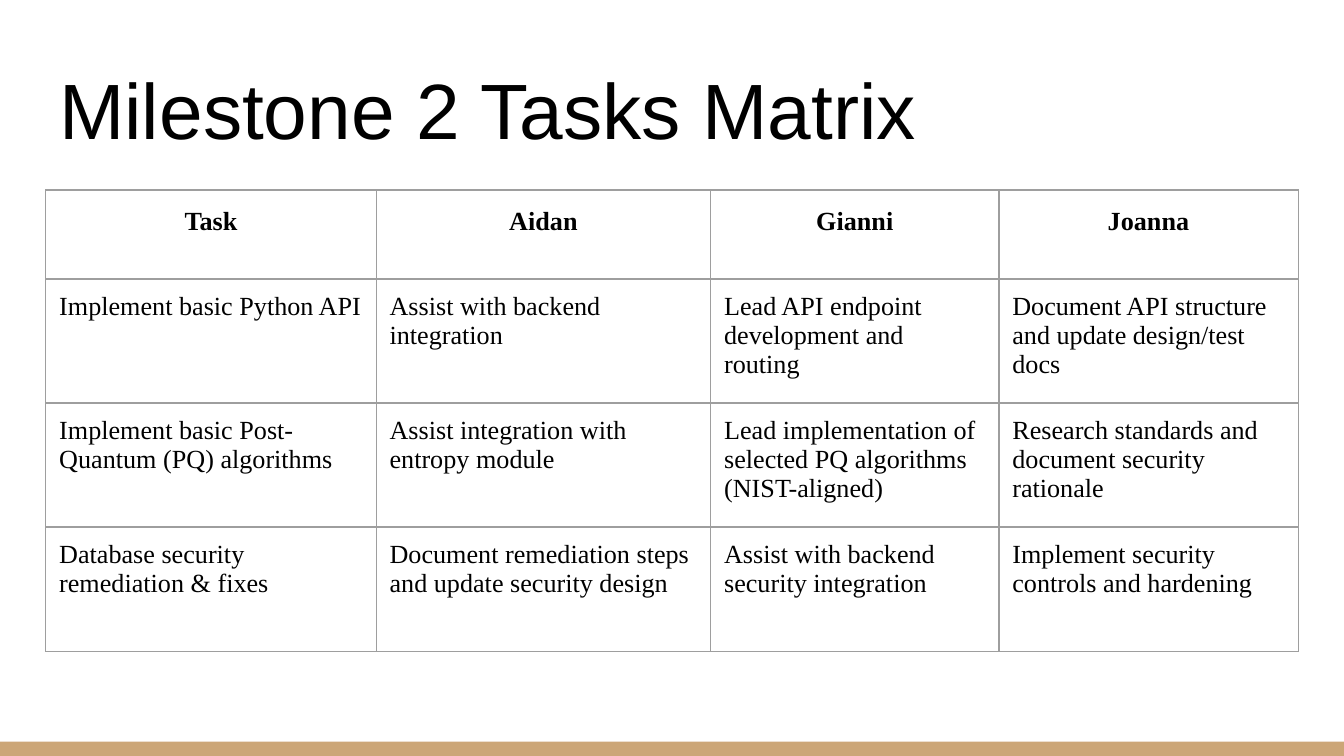
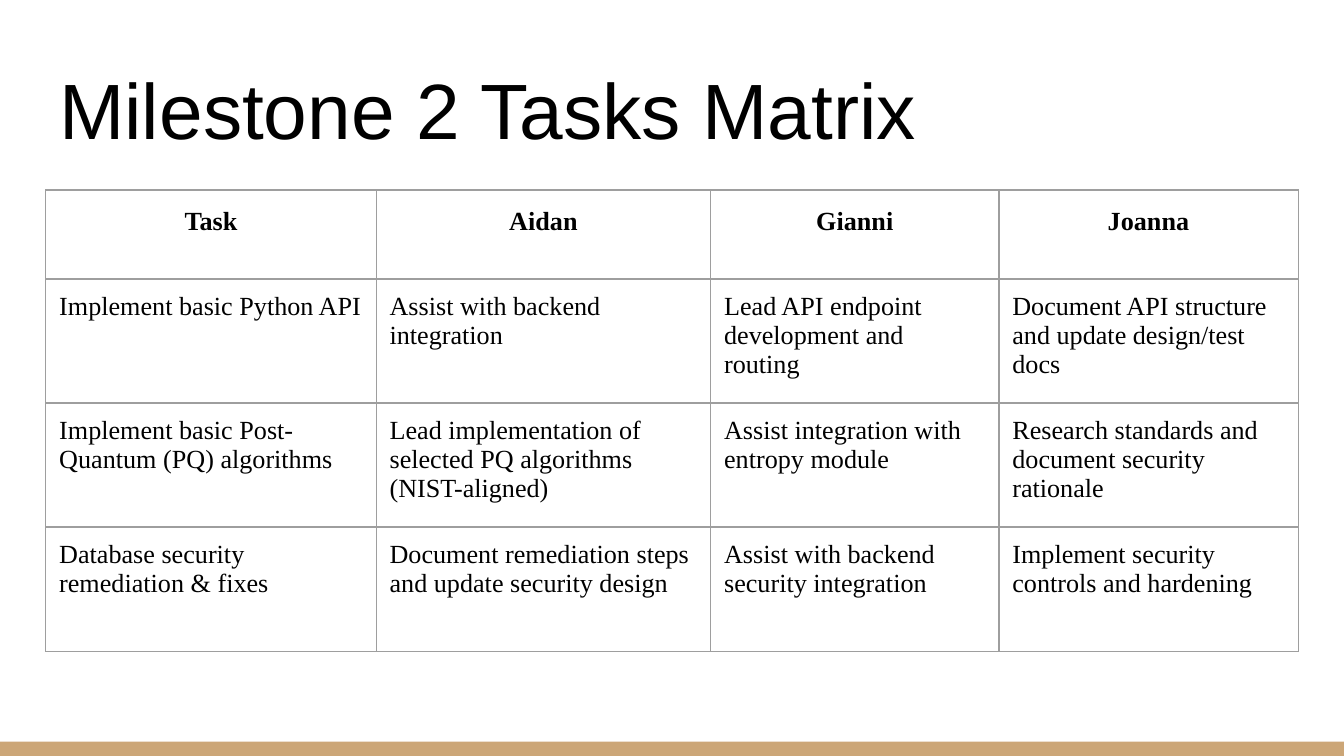
Before and after one commit to prismaticr/prismaticr.github.io, a slide deck: slide 18 of docs/milestone_1/Milestone_1_Presentation.pptx. Drawn at 1344x756 pixels with LibreOffice and Linux fonts; fonts in the diff are those of the drawing. Boxes give left, top, right and bottom in pixels: in the first picture for what was removed or moved away, otherwise in the second. Text is boxed around its words. In the diff, an @@ line names an element or a change of style, - is before the commit and + after.

```diff
--- a/docs/milestone_1/Milestone_1_Presentation.pptx
+++ b/docs/milestone_1/Milestone_1_Presentation.pptx
@@ table at box(46, 190, 1298, 630) @@
-row 3, column 2: Assist integration with entropy module
+row 3, column 2: Lead implementation of selected PQ algorithms (NIST-aligned)
-row 3, column 3: Lead implementation of selected PQ algorithms (NIST-aligned)
+row 3, column 3: Assist integration with entropy module
```
Also in this commit, not shown: 3 other slides changed.
